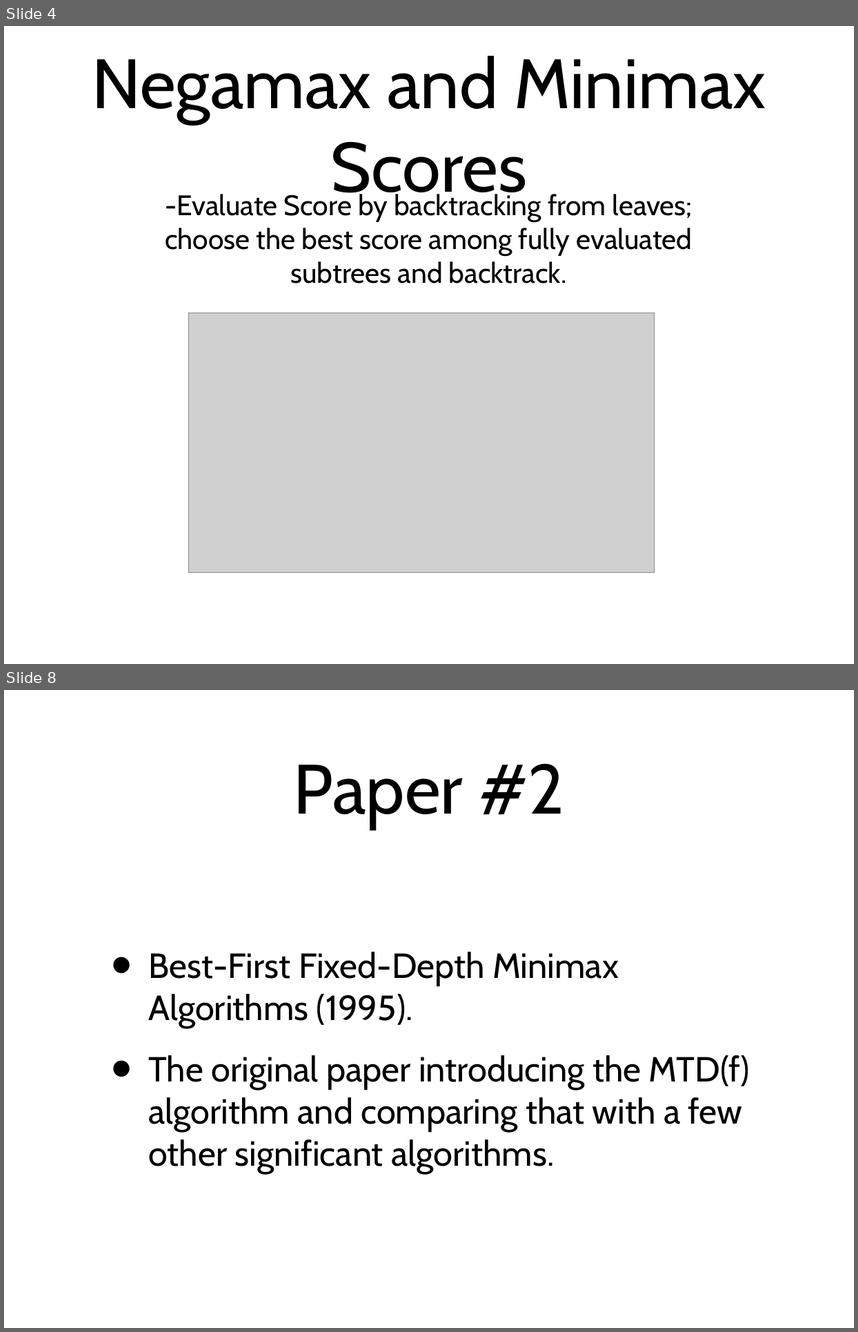
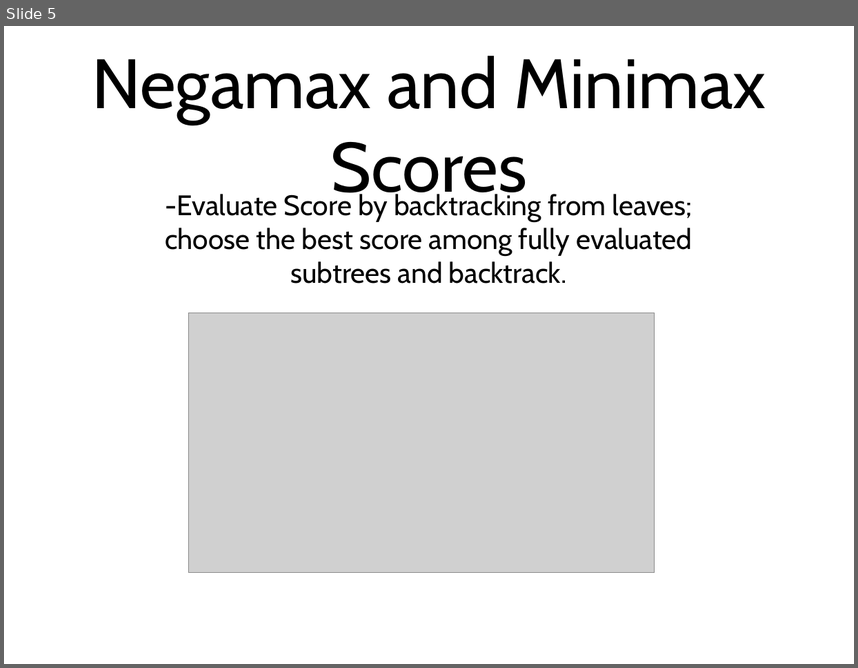
Before and after one commit to amod0017/rit-othello, a slide deck: Othello/other/Othello-Presentation-2.ppt. Shown one above the other, each under a label of ours: slides 4 and 8 before the commit, slide 5 after it; the slides between them are not shown. The pictures are 858x1332 and 858x668 pixels, drawn with LibreOffice and Linux fonts; fonts in the diff are those of the drawing; grey boxes stand for pictures. Boxes give left, top, right and bottom in pixels: in the first picture for what was removed or moved away, otherwise in the second. Text is boxed around its words. In the diff, an @@ line names an element or a change of style, - is before the commit and + after.

```diff
--- a/Othello/other/Othello-Presentation-2.ppt
+++ b/Othello/other/Othello-Presentation-2.ppt
@@ slide 8 removed at [4,690,854,1328], background #FFFFFF @@
@@ title removed at [294,764,564,829] @@
-Paper #2
@@ text removed at [148,952,750,1172] @@
-• Best-First Fixed-Depth Minimax Algorithms (1995).
-• The original paper introducing the MTD(f) algorithm and comparing that with a few other significant algorithms.
@@ what was slide 4 is now slide 5 @@
```
Also in this commit, not shown: 11 slides changed, 19 slides added, 10 other slides removed.
